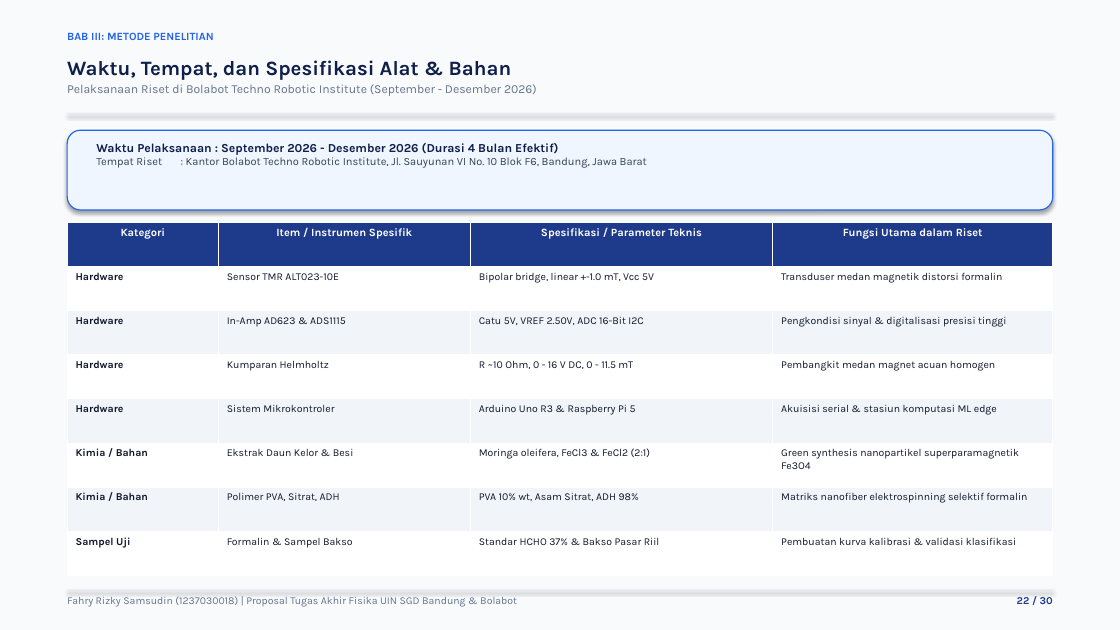
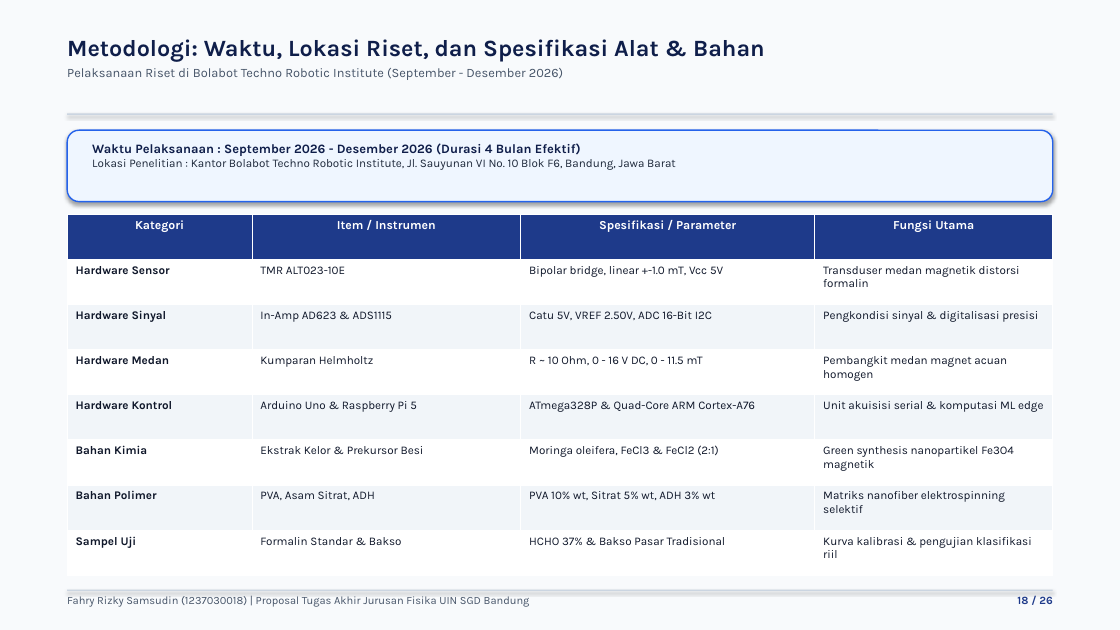
Before and after one commit to fahryrzky/PROPOSAL-TA-Fahry-RIzky-Samsudin, a slide deck: slide 18 of Proposal_TA_Fahry_Rizky_Samsudin.pptx (slide 22 before the commit). Drawn at 1120x630 pixels with LibreOffice and Linux fonts; fonts in the diff are those of the drawing. Boxes give left, top, right and bottom in pixels: in the first picture for what was removed or moved away, otherwise in the second. Text is boxed around its words. In the diff, an @@ line names an element or a change of style, - is before the commit and + after.

Commit message:
refactor(presentation): overhaul 26 slides with Gilang cover layout, visual flowchart, merged slides, and rendered LaTeX equations

```diff
--- a/Proposal_TA_Fahry_Rizky_Samsudin.pptx
+++ b/Proposal_TA_Fahry_Rizky_Samsudin.pptx
@@ text at <box>67,39,765,62</box>: text changed; size 17.5 to 20 pt @@
-Waktu, Tempat, dan Spesifikasi Alat & Bahan
+Metodologi: Waktu, Lokasi Riset, dan Spesifikasi Alat & Bahan
@@ text "Metodologi: Waktu, Lokasi Riset, dan ...": place and size @@
-text "Metodologi: Waktu, Lokasi Riset, dan ..." at <box>67,60,537,96</box>
+text "Metodologi: Waktu, Lokasi Riset, dan ..." at <box>67,39,765,80</box>
@@ text removed at <box>67,32,213,40</box> @@
-BAB III: METODE PENELITIAN
@@ text at <box>67,68,563,80</box>: size 10.5 to 11 pt, text colour #64748B to #475569 in "Pelaksanaan Riset di Bolabot Techno Robotic Institute ..."; more space between paragraphs @@
@@ rectangle at <box>67,113,1053,115</box>: fill #E2E8F0 to #CBD5E1 @@
@@ rounded rectangle: place and size @@
-rounded rectangle at <box>67,130,1053,210</box>
+rounded rectangle at <box>67,130,1053,202</box>
@@ rounded rectangle at <box>67,130,1053,202</box>: outline #2563EB 1 pt to #2563EB 1.2 pt @@
@@ text at <box>92,143,581,156</box>: size 10.5 to 11 pt in "Waktu Pelaksanaan : September 2026 - Desember ..." @@
@@ text at <box>92,159,676,170</box>: text changed; size 9.5 to 10 pt; text colour #334155 to #1E293B @@
-Tempat Riset : Kantor Bolabot Techno Robotic Institute, Jl. Sauyunan VI No. 10 Blok F6, Bandung, Jawa Barat
+Lokasi Penelitian : Kantor Bolabot Techno Robotic Institute, Jl. Sauyunan VI No. 10 Blok F6, Bandung, Jawa Barat
@@ table at <box>67,214,1053,576</box> @@
-row 1: Kategori | Item / Instrumen Spesifik | Spesifikasi / Parameter Teknis | Fungsi Utama dalam Riset
+row 1: Kategori | Item / Instrumen | Spesifikasi / Parameter | Fungsi Utama
-row 2, column 1: Hardware
+row 2, column 1: Hardware Sensor
-row 2, column 2: Sensor TMR ALT023-10E
+row 2, column 2: TMR ALT023-10E
-row 3, column 1: Hardware
+row 3, column 1: Hardware Sinyal
-row 3, column 4: Pengkondisi sinyal & digitalisasi presisi tinggi
+row 3, column 4: Pengkondisi sinyal & digitalisasi presisi
-row 4, column 1: Hardware
+row 4, column 1: Hardware Medan
-row 4, column 3: R ~10 Ohm, 0 - 16 V DC, 0 - 11.5 mT
+row 4, column 3: R ~ 10 Ohm, 0 - 16 V DC, 0 - 11.5 mT
-row 5: Hardware | Sistem Mikrokontroler | Arduino Uno R3 & Raspberry Pi 5 | Akuisisi serial & stasiun komputasi ML edge
+row 5: Hardware Kontrol | Arduino Uno & Raspberry Pi 5 | ATmega328P & Quad-Core ARM Cortex-A76 | Unit akuisisi serial & komputasi ML edge
-row 6: Kimia / Bahan | Ekstrak Daun Kelor & Besi | Moringa oleifera, FeCl3 & FeCl2 (2:1) | Green synthesis nanopartikel superparamagnetik Fe3O4
+row 6: Bahan Kimia | Ekstrak Kelor & Prekursor Besi | Moringa oleifera, FeCl3 & FeCl2 (2:1) | Green synthesis nanopartikel Fe3O4 magnetik
-row 7: Kimia / Bahan | Polimer PVA, Sitrat, ADH | PVA 10% wt, Asam Sitrat, ADH 98% | Matriks nanofiber elektrospinning selektif formalin
+row 7: Bahan Polimer | PVA, Asam Sitrat, ADH | PVA 10% wt, Sitrat 5% wt, ADH 3% wt | Matriks nanofiber elektrospinning selektif
-row 8: Sampel Uji | Formalin & Sampel Bakso | Standar HCHO 37% & Bakso Pasar Riil | Pembuatan kurva kalibrasi & validasi klasifikasi
+row 8: Sampel Uji | Formalin Standar & Bakso | HCHO 37% & Bakso Pasar Tradisional | Kurva kalibrasi & pengujian klasifikasi riil
@@ size 9.5 to 10.5 pt in "Kategori" @@
@@ size 9 to 10 pt in "Bipolar bridge, linear +-1.0 mT, Vcc 5V", "Transduser medan magnetik distorsi formalin", "In-Amp AD623 & ADS1115", "Catu 5V, VREF 2.50V, ADC 16-Bit I2C" and 4 more places @@
@@ table: place and size @@
-table at <box>67,223,1053,576</box>
+table at <box>67,214,1053,576</box>
@@ text at <box>67,596,530,607</box>: text changed; size 9 to 9.5 pt; text colour #64748B to #475569 @@
-Fahry Rizky Samsudin (1237030018) | Proposal Tugas Akhir Fisika UIN SGD Bandung & Bolabot
+Fahry Rizky Samsudin (1237030018) | Proposal Tugas Akhir Jurusan Fisika UIN SGD Bandung
@@ rectangle at <box>67,590,1053,591</box>: fill #E2E8F0 to #CBD5E1 @@
@@ text at <box>1017,596,1052,604</box>: text changed; size 9 to 9.5 pt @@
-22 / 30
+18 / 26
```
Also in this commit, not shown: 19 other slides changed, 6 slides added, 10 slides removed, 16 other files.
